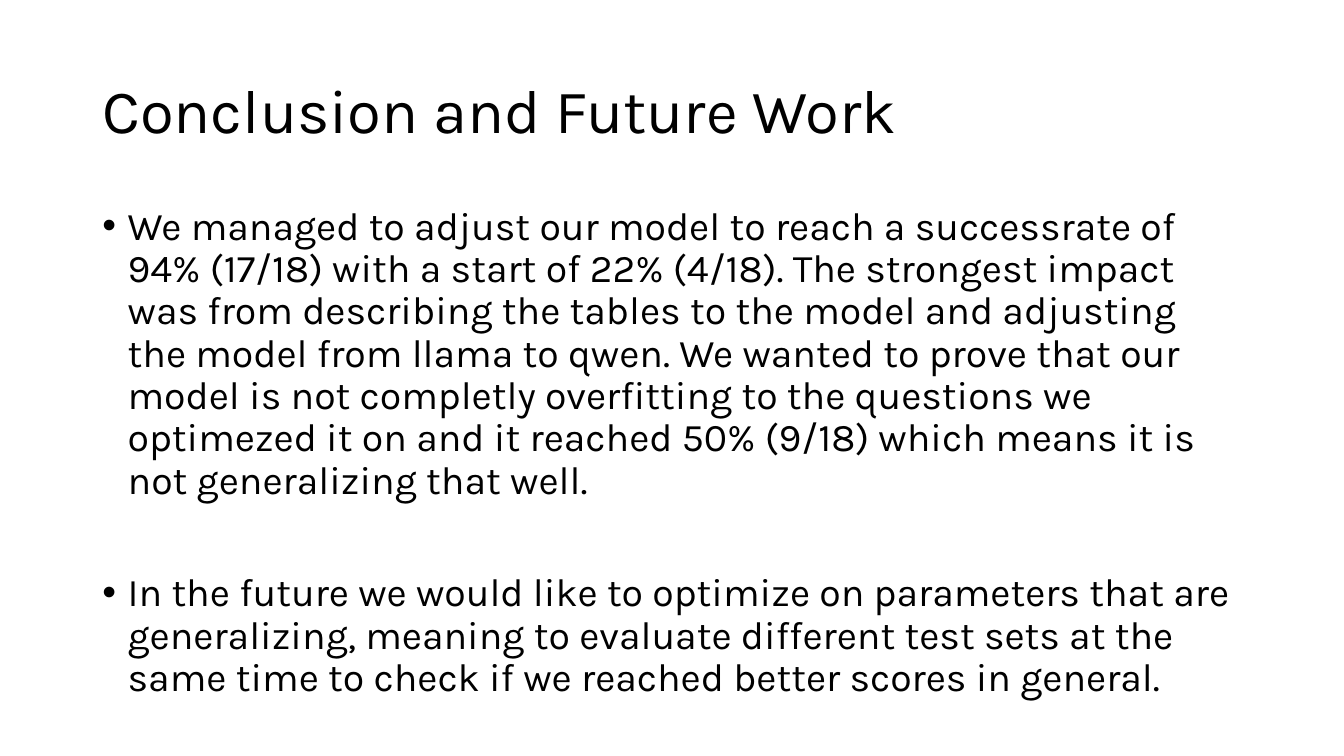
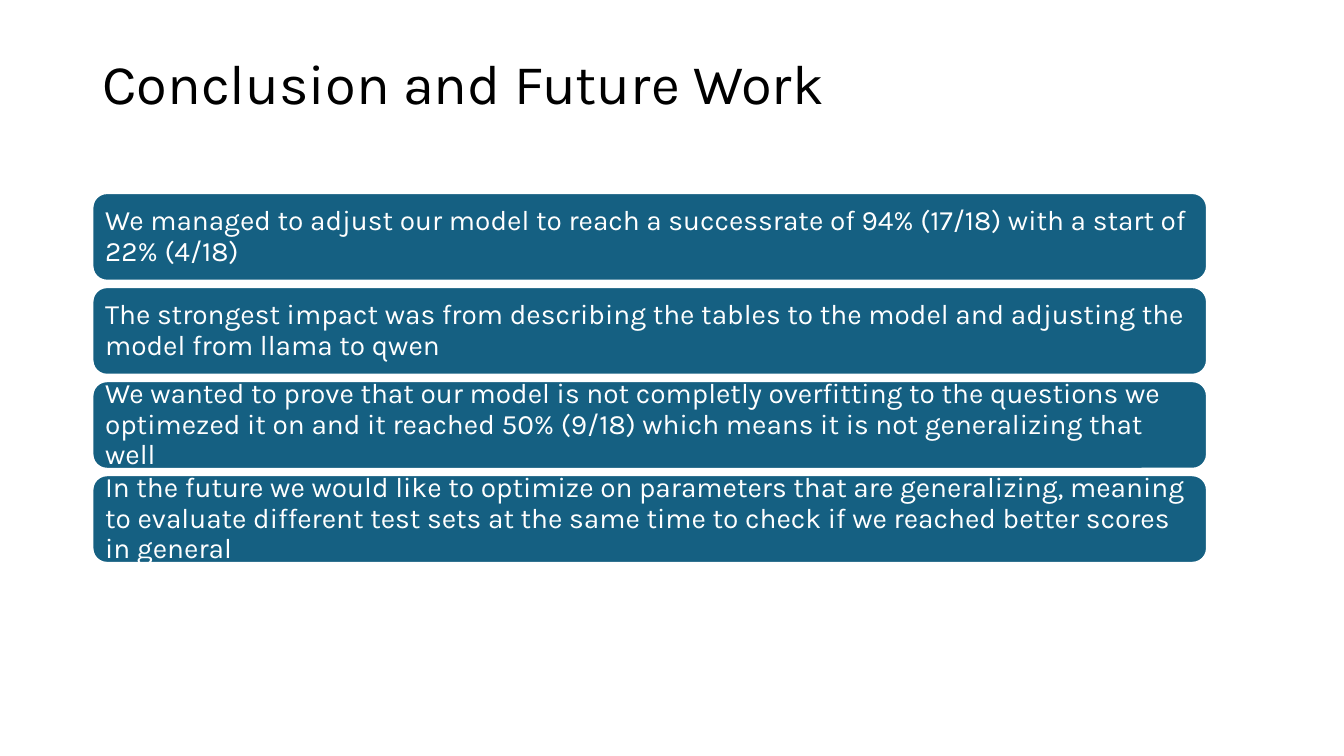
Before and after one commit to bjoern555/dwh2-text-to-sql, a slide deck: slide 9 of docs/DHW2_Wagner_Kryeziu_Johnson.pptx. Drawn at 1344x756 pixels with LibreOffice and Linux fonts; fonts in the diff are those of the drawing. Boxes give left, top, right and bottom in pixels: in the first picture for what was removed or moved away, otherwise in the second. Text is boxed around its words. In the diff, an @@ line names an element or a change of style, - is before the commit and + after.

Commit message:
updated pp

```diff
--- a/docs/DHW2_Wagner_Kryeziu_Johnson.pptx
+++ b/docs/DHW2_Wagner_Kryeziu_Johnson.pptx
@@ text "Conclusion and Future Work" at <box>102,65,824,105</box>: size 44 to 40 pt @@
@@ text removed at <box>128,213,1229,701</box> @@
-• We managed to adjust our model to reach a successrate of 94% (17/18) with a start of 22% (4/18). The strongest impact was from describing the tables to the model and adjusting the model from llama to qwen. We wanted to prove that our model is not completly overfitting to the questions we optimezed it on and it reached 50% (9/18) which means it is not generalizing that well.
-• In the future we would like to optimize on parameters that are generalizing, meaning to evaluate different test sets at the same time to check if we reached better scores in general.
@@ group added at <box>93,194,1208,565</box>: 4 rounded rectangles, 4 texts @@
+We managed to adjust our model to reach a successrate of 94% (17/18) with a start of 22% (4/18)
+The strongest impact was from describing the tables to the model and adjusting the model from llama to qwen
+We wanted to prove that our model is not completly overfitting to the questions we optimezed it on and it reached 50% (9/18) which means it is not generalizing that well
+In the future we would like to optimize on parameters that are generalizing, meaning to evaluate different test sets at the same time to check if we reached better scores in general
```
Also in this commit, not shown: 6 other slides changed, 2 slides added, 2 slides removed.
